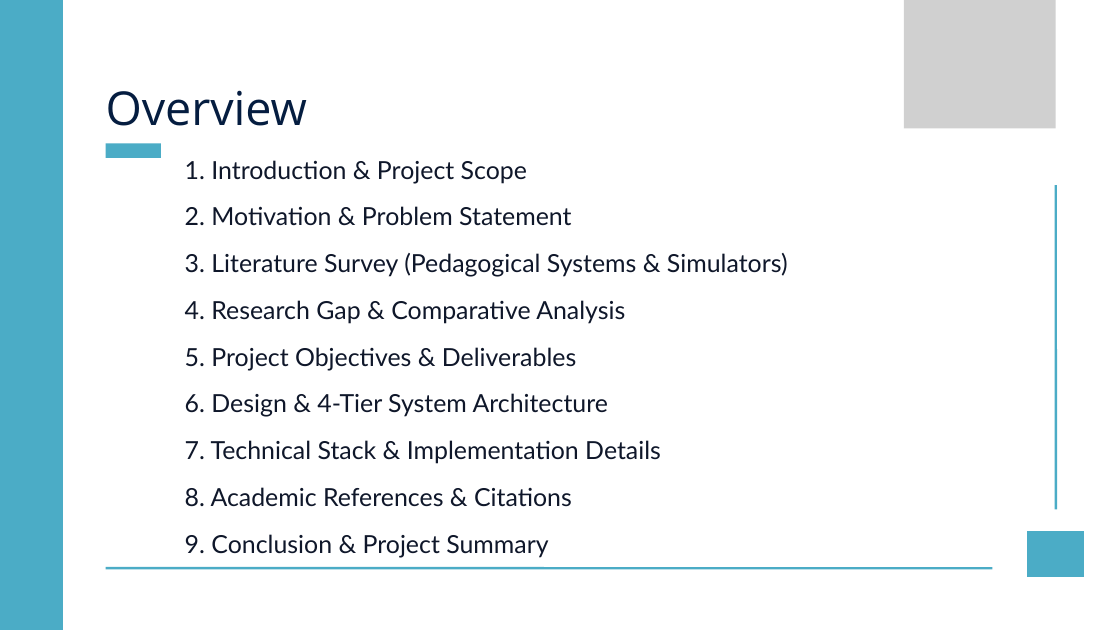
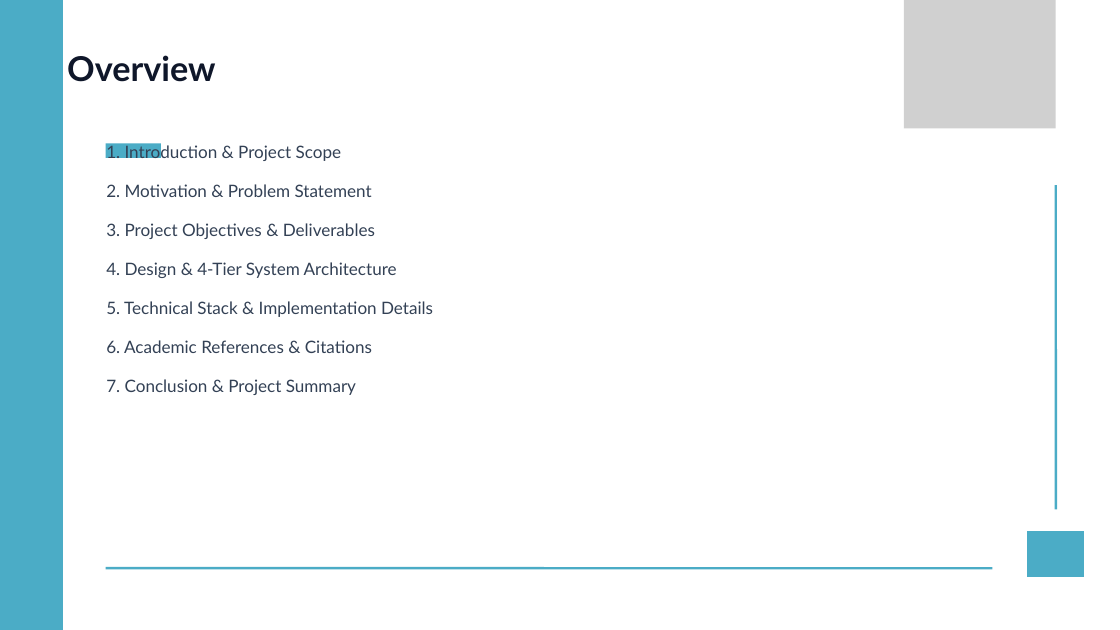
Before and after one commit to Manthan270706/OScope-Operating_Systems_Simulation, a slide deck: slide 2 of Mid Sem PPT.pptx. Drawn at 1120x630 pixels with LibreOffice and Linux fonts; fonts in the diff are those of the drawing; grey boxes stand for pictures. Boxes give left, top, right and bottom in pixels: in the first picture for what was removed or moved away, otherwise in the second. Text is boxed around its words. In the diff, an @@ line names an element or a change of style, - is before the commit and + after.

Commit message:
docs: format presentation with Lato and Lato Bold fonts and optimize slide layouts

```diff
--- a/Mid Sem PPT.pptx
+++ b/Mid Sem PPT.pptx
@@ text "Overview": place and size @@
-text "Overview" at [106,90,307,126]
+text "Overview" at [67,55,215,82]
@@ text "Overview" at [67,55,215,82]: size 60 to 44 pt, font Open Sans to Lato, text colour #051D40 to #0F172A, bold on; line spacing 102.5pt to 1 @@
@@ text "1. Introduction & Project Scope": place and size @@
-text "1. Introduction & Project Scope" at [185,160,788,558]
+text "1. Introduction & Project Scope" at [106,144,433,395]
@@ text at [106,144,372,197]: size 32 to 22 pt, text colour #0F172A to #334155 in "1. Introduction & Project Scope", "2. Motivation & Problem Statement"; line spacing 1.2 to 1.22; more space between paragraphs @@
@@ text at [106,223,433,395]: text changed; size 32 to 22 pt; text colour #0F172A to #334155 @@
-3. Literature Survey (Pedagogical Systems & Simulators)
-4. Research Gap & Comparative Analysis
-5. Project Objectives & Deliverables
-6. Design & 4-Tier System Architecture
-7. Technical Stack & Implementation Details
-8. Academic References & Citations
-9. Conclusion & Project Summary
+3. Project Objectives & Deliverables
+4. Design & 4-Tier System Architecture
+5. Technical Stack & Implementation Details
+6. Academic References & Citations
+7. Conclusion & Project Summary
```
Also in this commit, not shown: 8 other slides changed, 1 other file.
